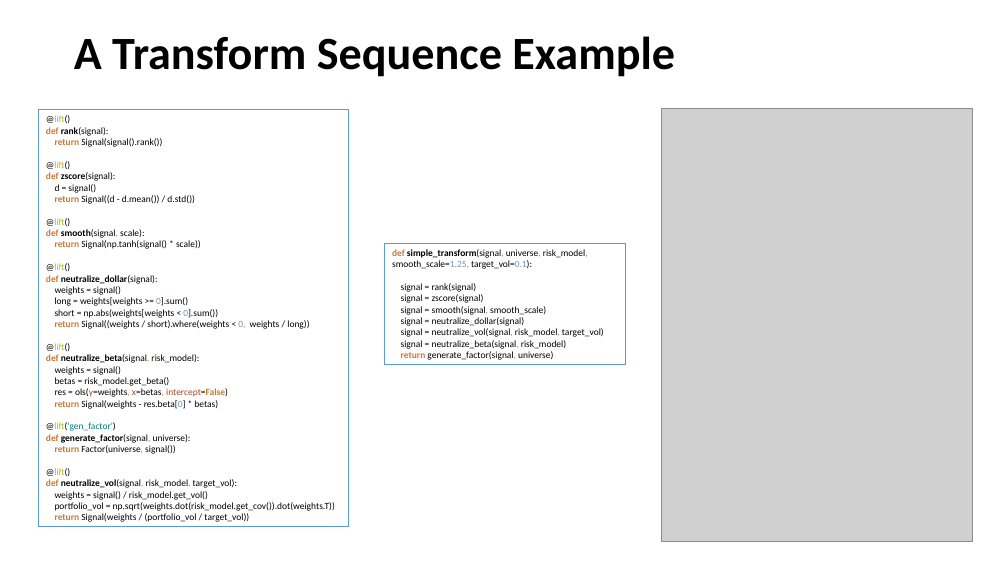
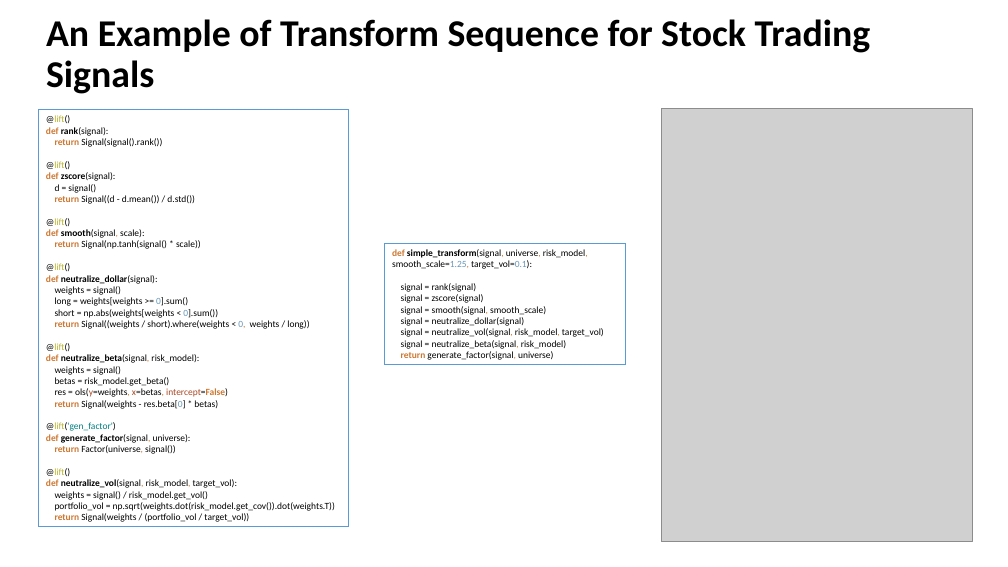
Before and after one commit to tengso/pyflow, a slide deck: slide 5 of flow/pyflow.ppt. Drawn at 1008x567 pixels with LibreOffice and Linux fonts; fonts in the diff are those of the drawing; grey boxes stand for pictures. Boxes give left, top, right and bottom in pixels: in the first picture for what was removed or moved away, otherwise in the second. Text is boxed around its words. In the diff, an @@ line names an element or a change of style, - is before the commit and + after.

```diff
--- a/flow/pyflow.ppt
+++ b/flow/pyflow.ppt
@@ title at bbox=[46, 19, 871, 94]: text changed; size 44 to 36 pt @@
-A Transform Sequence Example
+An Example of Transform Sequence for Stock Trading Signals
```
Also in this commit, not shown: 8 other slides changed, 1 slide added, 1 slide removed, 1 other file.
